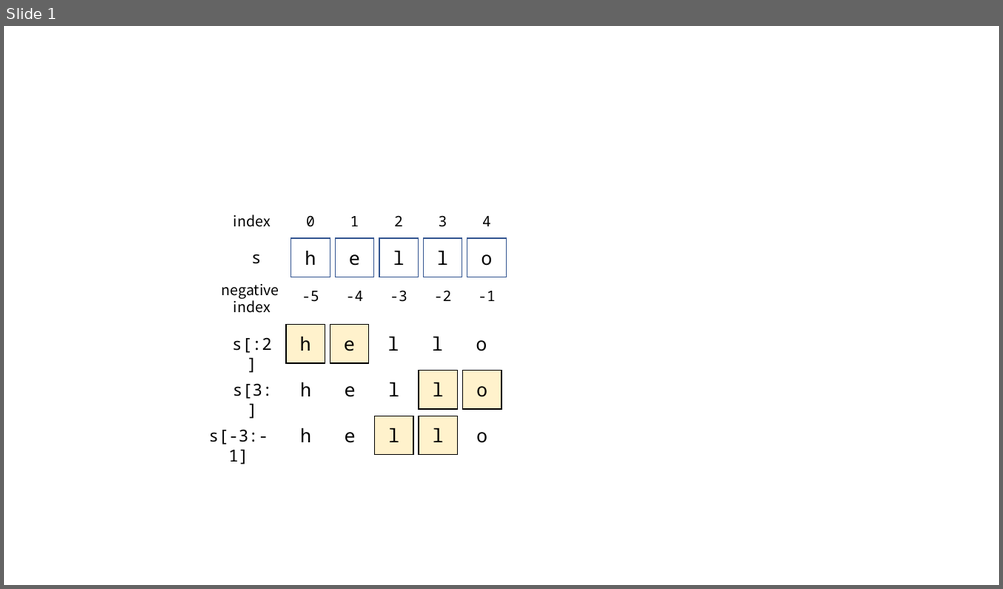
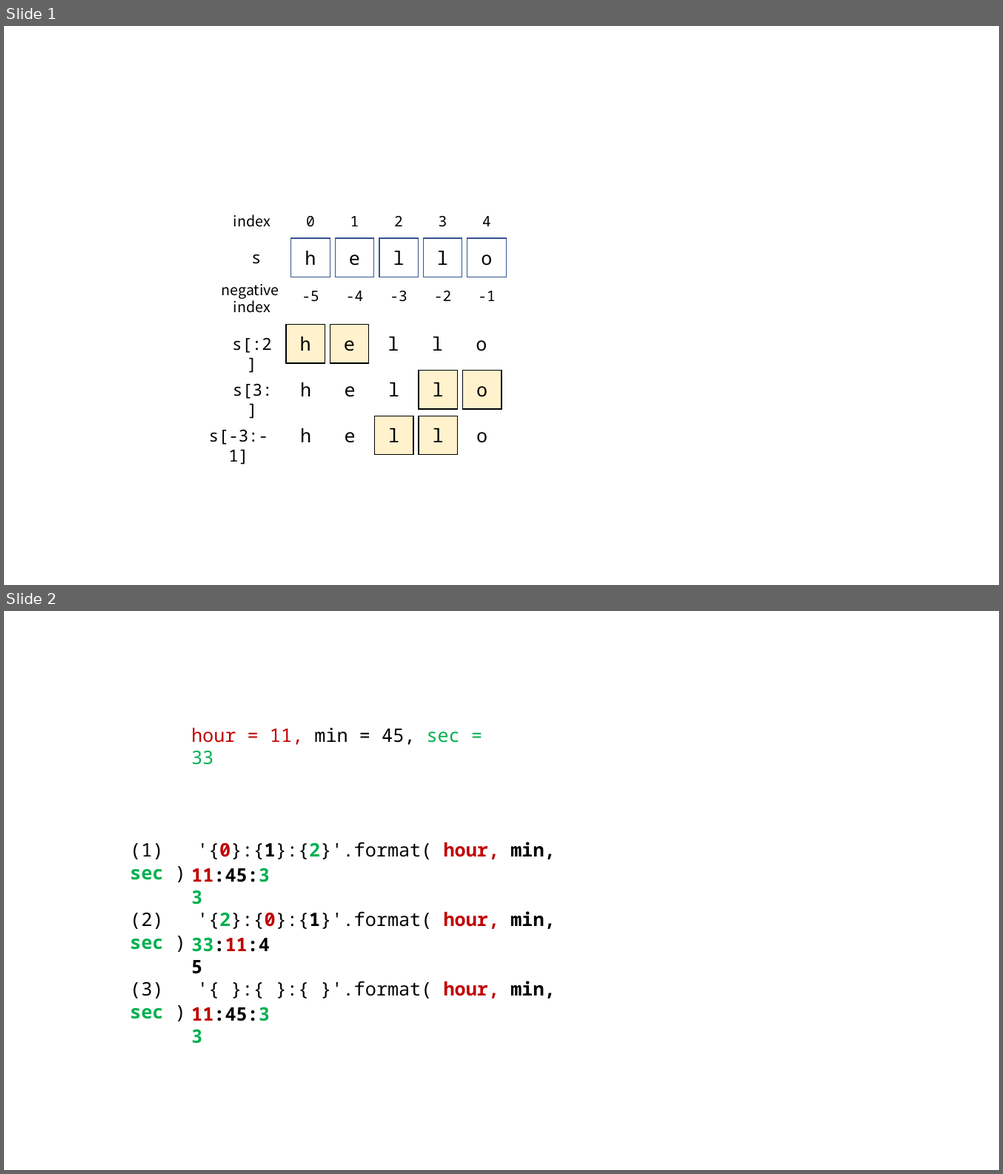
Before and after one commit to idebtor/JoyAI, a slide deck: images/py4ml.pptx. Shown one above the other, each under a label of ours: slide 1 before the commit, slides 1 and 2 after it. The pictures are 1003x589 and 1003x1174 pixels, drawn with LibreOffice and Linux fonts; fonts in the diff are those of the drawing. Boxes give left, top, right and bottom in pixels: in the first picture for what was removed or moved away, otherwise in the second. Text is boxed around its words. In the diff, an @@ line names an element or a change of style, - is before the commit and + after.

```diff
--- a/images/py4ml.pptx
+++ b/images/py4ml.pptx
@@ slide 2 added at (x1=4, y1=611, x2=999, y2=1170), background #FFFFFF @@
@@ text added at (x1=191, y1=728, x2=460, y2=765), 18 pt, text #C00000 @@
+hour = 11, min = 45, sec = 33
@@ text added at (x1=130, y1=842, x2=555, y2=880), 18 pt, text #000000 @@
+(1) '{0}:{1}:{2}'.format( hour, min, sec )
@@ text added at (x1=191, y1=868, x2=270, y2=952), 18 pt, text #000000, bold @@
+11:45:33
@@ text added at (x1=130, y1=911, x2=555, y2=950), 18 pt, text #000000 @@
+(2) '{2}:{0}:{1}'.format( hour, min, sec )
@@ text added at (x1=191, y1=937, x2=270, y2=952), 18 pt, text #000000, bold @@
+11:45:33
@@ text added at (x1=130, y1=981, x2=555, y2=1019), 18 pt, text #000000 @@
+(3) '{ }:{ }:{ }'.format( hour, min, sec )
@@ text added at (x1=191, y1=1007, x2=270, y2=1022), 18 pt, text #000000, bold @@
+33:11:45
```
